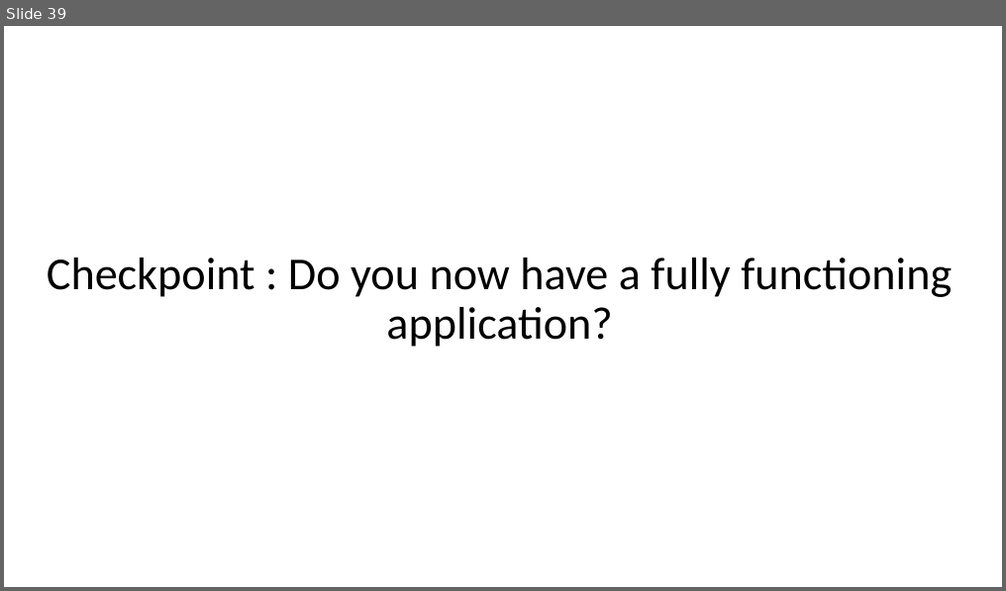
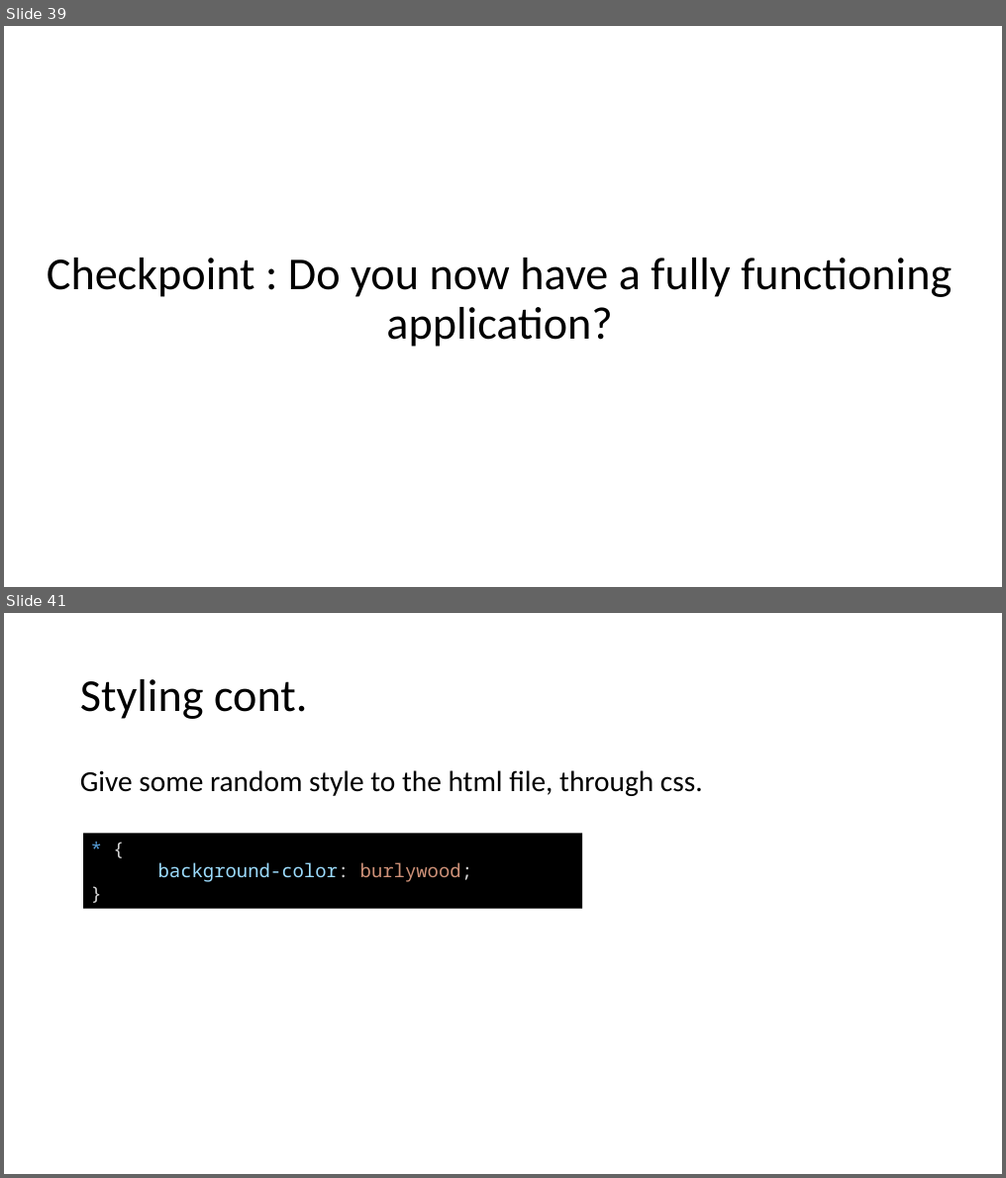
Before and after one commit to DivyaKampalli/movie-rating, a slide deck: Fullstack Tutorial.pptx. Shown one above the other, each under a label of ours: slide 39 before the commit, slides 39 and 41 after it; the slides between them are not shown. The pictures are 1006x591 and 1006x1178 pixels, drawn with LibreOffice and Linux fonts; fonts in the diff are those of the drawing. Boxes give left, top, right and bottom in pixels: in the first picture for what was removed or moved away, otherwise in the second. Text is boxed around its words. In the diff, an @@ line names an element or a change of style, - is before the commit and + after.

```diff
--- a/Fullstack Tutorial.pptx
+++ b/Fullstack Tutorial.pptx
@@ slide 41 added at [4,613,1002,1174], background #FFFFFF @@
@@ title added at [80,679,308,719], 44 pt, text #000000 @@
+Styling cont.
@@ text added at [80,770,703,796], 28 pt, text #000000 @@
+Give some random style to the html file, through css.
@@ rectangle added at [83,833,583,909], fill #000000, 18 pt, text #9CDCFE @@
+* {
+background-color: burlywood;
+}
```
Also in this commit, not shown: 1 slide changed, 16 other slides added, 3 other files.
